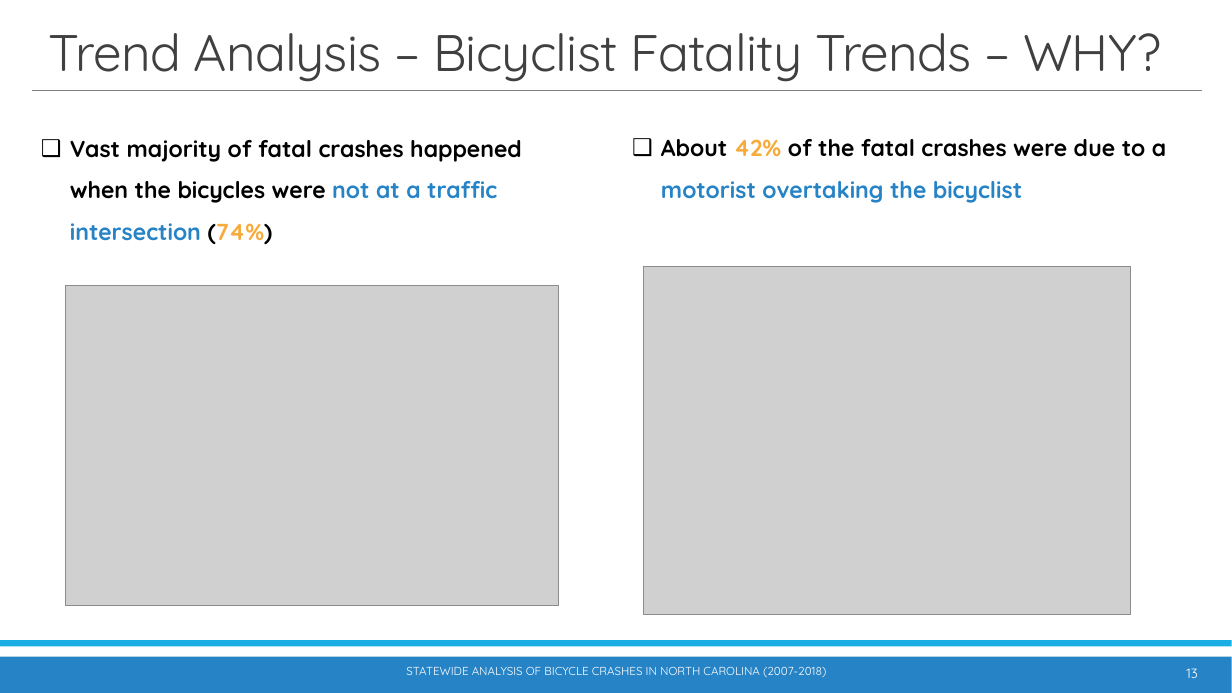
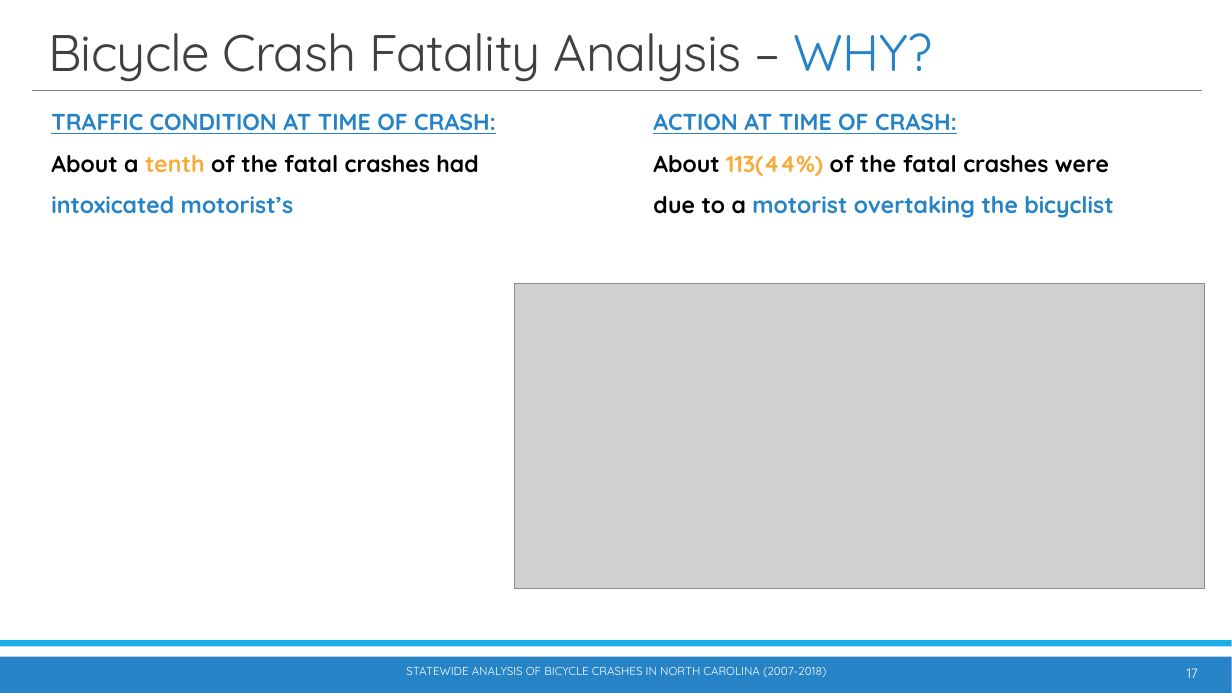
Before and after one commit to waghrayrashi/project-1, a slide deck: slide 17 of Project 1 - Group 2 - Statewide Bicycle Crash Analysis.pptx (slide 13 before the commit). Drawn at 1232x693 pixels with LibreOffice and Linux fonts; fonts in the diff are those of the drawing; grey boxes stand for pictures. Boxes give left, top, right and bottom in pixels: in the first picture for what was removed or moved away, otherwise in the second. Text is boxed around its words. In the diff, an @@ line names an element or a change of style, - is before the commit and + after.

Commit message:
Updated to include total fatalities

```diff
--- a/Project 1 - Group 2 - Statewide Bicycle Crash Analysis.pptx
+++ b/Project 1 - Group 2 - Statewide Bicycle Crash Analysis.pptx
@@ title at (48, 33, 932, 82): text changed @@
-Trend Analysis – Bicyclist Fatality Trends – WHY?
+Bicycle Crash Fatality Analysis – WHY?
@@ text added at (51, 113, 496, 214), 18 pt, text #2683C6, bold @@
+TRAFFIC CONDITION AT TIME OF CRASH:
+About a tenth of the fatal crashes had intoxicated motorist’s
@@ text at (653, 113, 1113, 218): text changed; text colour #000000 to #2683C6 @@
-❑ About 42% of the fatal crashes were due to a motorist overtaking the bicyclist
+ACTION AT TIME OF CRASH:
+About 113(44%) of the fatal crashes were due to a motorist overtaking the bicyclist
@@ text removed at (70, 140, 522, 244) @@
-❑ Vast majority of fatal crashes happened when the bicycles were not at a traffic intersection (74%)
@@ picture removed at (66, 286, 558, 605) @@
@@ picture: place and size @@
-picture at (643, 267, 1130, 616)
+picture at (515, 284, 1204, 588)
@@ page number at (1187, 668, 1198, 678): text changed @@
-13
+17
```
Also in this commit, not shown: 10 other slides changed, 3 slides added, 2 slides removed, 55 other files.
